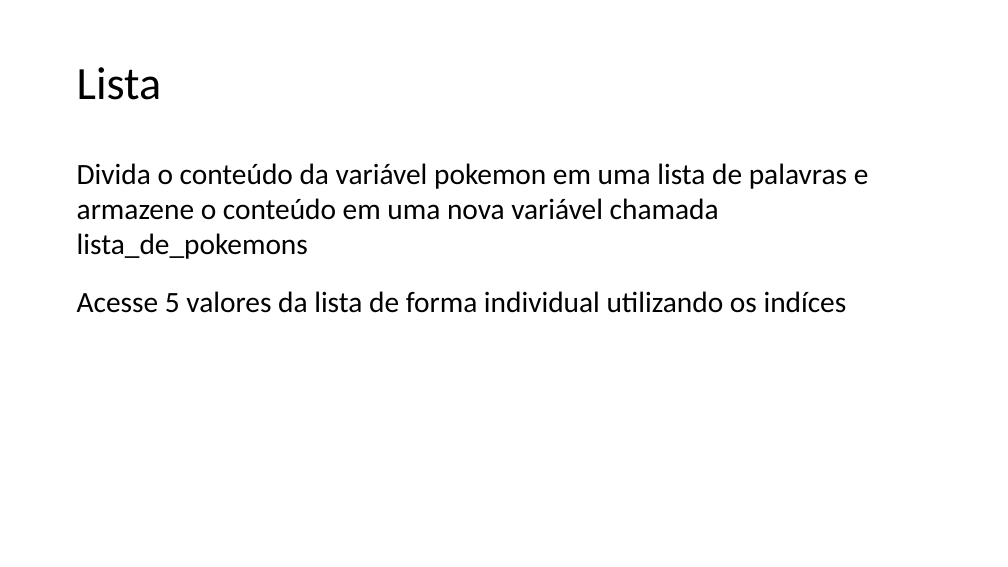
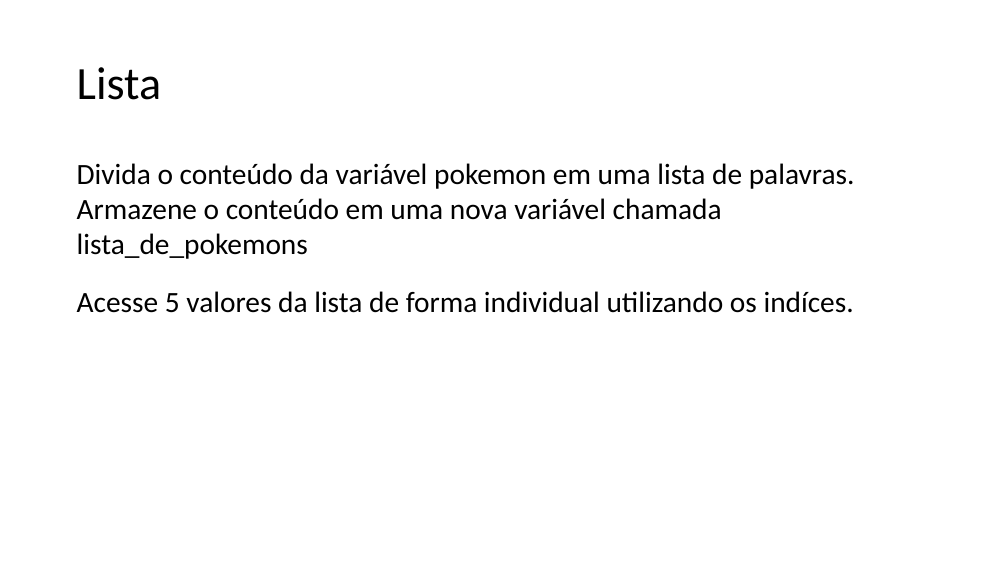
Before and after one commit to lidimayra/basic-stats, a slide deck: slide 16 of presentation.pptx. Drawn at 1008x567 pixels with LibreOffice and Linux fonts; fonts in the diff are those of the drawing. Boxes give left, top, right and bottom in pixels: in the first picture for what was removed or moved away, otherwise in the second. Text is boxed around its words. In the diff, an @@ line names an element or a change of style, - is before the commit and + after.

Commit message:
Formatting presentation

```diff
--- a/presentation.pptx
+++ b/presentation.pptx
@@ text at box(77, 163, 855, 313): text changed @@
-Divida o conteúdo da variável pokemon em uma lista de palavras e armazene o conteúdo em uma nova variável chamada lista_de_pokemons
-Acesse 5 valores da lista de forma individual utilizando os indíces
+Divida o conteúdo da variável pokemon em uma lista de palavras. Armazene o conteúdo em uma nova variável chamada lista_de_pokemons
+Acesse 5 valores da lista de forma individual utilizando os indíces.
```
Also in this commit, not shown: 19 other slides changed.
